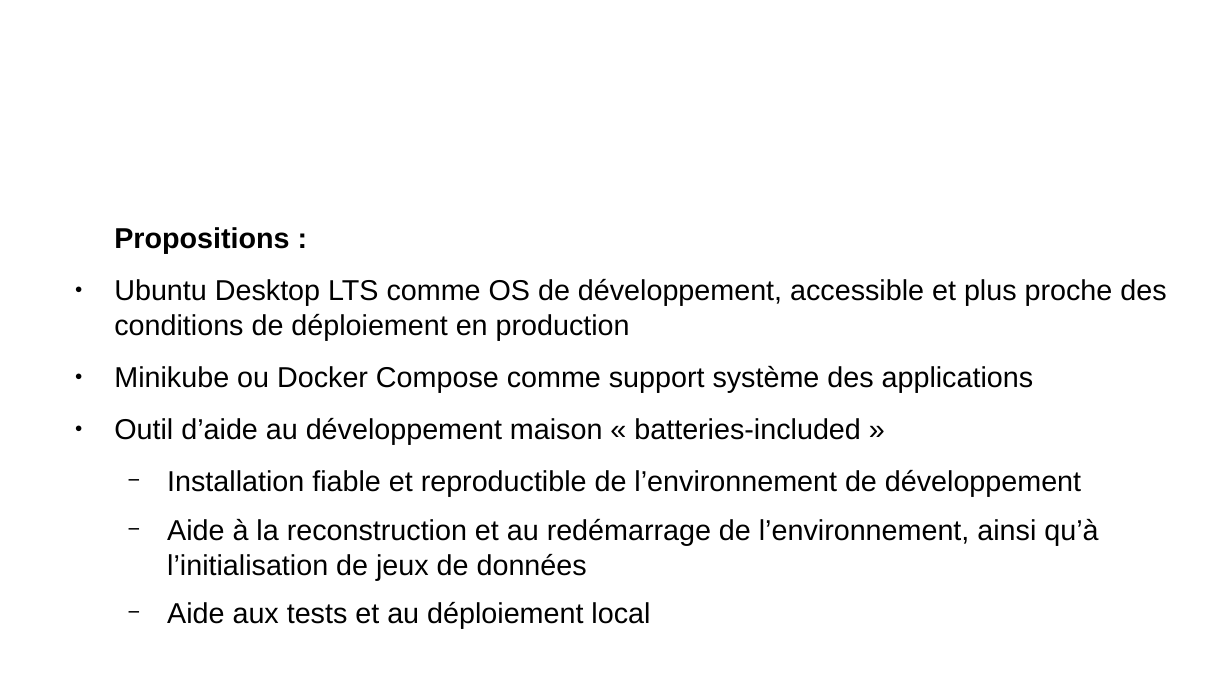
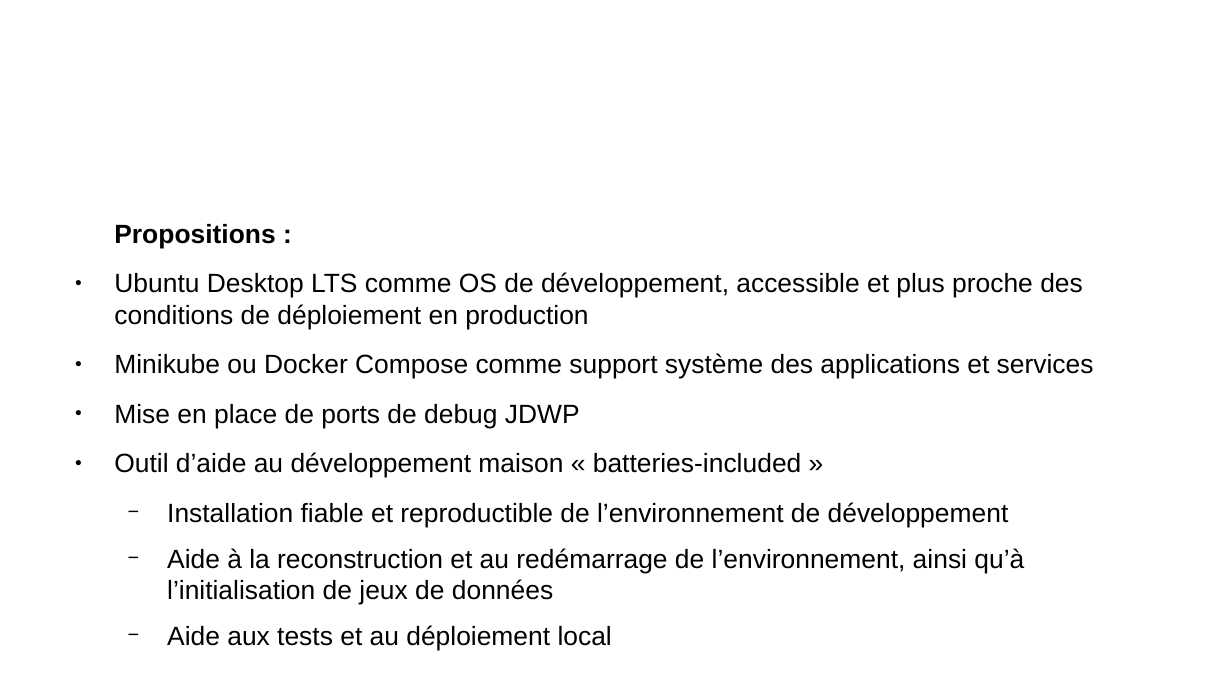
Before and after one commit to remipassmoilesel/ci-cd-plan, a slide deck: slide 20 of ci-cd-plan.odp. Drawn at 1232x693 pixels with LibreOffice and Linux fonts; fonts in the diff are those of the drawing; background and template pictures are left out. Boxes give left, top, right and bottom in pixels: in the first picture for what was removed or moved away, otherwise in the second. Text is boxed around its words. In the diff, an @@ line names an element or a change of style, - is before the commit and + after.

```diff
--- a/ci-cd-plan.odp
+++ b/ci-cd-plan.odp
@@ text at bbox=[114, 224, 1083, 651]: size 18.5 to 17 pt in "Propositions :", "Ubuntu Desktop LTS comme OS de développement, ...", "Outil d’aide au développement maison « batteries-included ...", "Installation fiable et reproductible de l’environnement de ..." and 2 more places @@
@@ text at bbox=[114, 353, 1094, 428]: text changed; size 18.5 to 17 pt @@
-● Minikube ou Docker Compose comme support système des applications
+● Minikube ou Docker Compose comme support système des applications et services
+● Mise en place de ports de debug JDWP
```
Also in this commit, not shown: 6 other slides changed.
